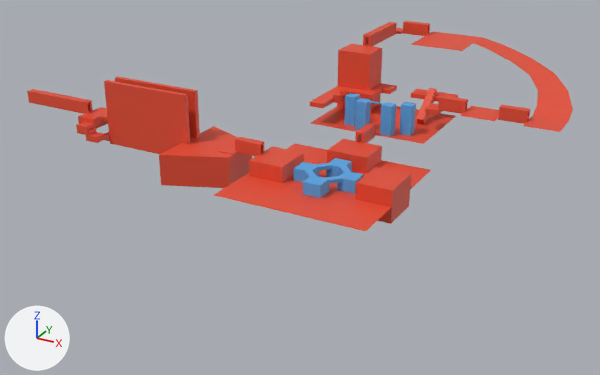
Before and after pictures for a commit that changed the Blender file etc/level_blend_files/dungeon1_blockout.blend.
Before and after are seen from a 50 mm lens placed at (56.2, -111.4, 53.7), pointed at (-13.7, 15.7, -9.9). Lighting does not change. The marker at lower left points along +X, +Y and +Z.

Script lines for the objects in view, before the commit:
```python
me_cube_012 = bpy.data.meshes.new('Cube.012')
me_cube_012.from_pydata(...)  # 132 vertices, 100 faces; spans x -41.3..6.4, y -6.2..21.7, z -0.9..8.2
me_cube_012.materials.append(mat_icy)  # blue #56a7e7
me_cube_017 = bpy.data.meshes.new('Cube.017')
me_cube_017.from_pydata(...)  # 516 vertices, 447 faces; spans x -64.5..31.5, y -13.3..51.6, z -3.1..16.1
me_cube_017.materials.append(mat_regular)  # red #e74d32
ob_cube_010 = bpy.data.objects.new('Cube.010', me_cube_012)
ob_cube_010.location = (0.0, 0.0, 0.0)
ob_cube_015 = bpy.data.objects.new('Cube.015', me_cube_017)
ob_cube_015.location = (0.0, 0.0, 0.0)
```
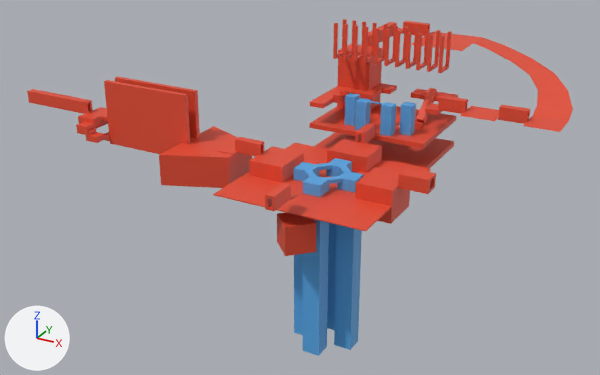
Commit message: Works on dungeon1

Pixel boxes (x1, y1, x2, y2) of what changed, in the pictures (600 x 375 px; the box of a moved part takes in the faces that stretch with it):
'Cube.015', reshaped (13% taller)
    before: (27, 21, 573, 231)
    after: (27, 19, 573, 256)
'Cube.010', reshaped (149% taller)
    before: (294, 93, 416, 198)
    after: (294, 93, 416, 356)
part 1 of me_cube_012, moved or reshaped
    before: (294, 171, 356, 198)
    after: (294, 171, 362, 356)
part 2 of me_cube_017, added (red)
    after: (265, 183, 291, 211)
part 3 of me_cube_017, added (red)
    after: (398, 167, 436, 194)
part 4 of me_cube_017, added (red)
    after: (315, 132, 454, 169)
part 5 of me_cube_017, added (red)
    after: (213, 19, 456, 256)

The change, as a list of edits to the scene's bpy script:
```text
Change me_cube_012:
    where me_cube_012.from_pydata(...)  # 132 vertices, 100 faces; spans x -41.3..6.4, y -6.2..21.7, z -0.9..8.2
    used by ob_cube_010; location = (0.0, 0.0, 0.0)
    me_cube_012 part 1: all 16 vertices in x -5.1..6.0, y -6.2..5.2, z -0.9 are moved by (0.0, 0.0, -28.5)
Change me_cube_017:
    used by ob_cube_015; location = (0.0, 0.0, 0.0)
    remove me_cube_017.from_pydata(...)  # 516 vertices, 447 faces; spans x -64.5..31.5, y -13.3..51.6, z -3.1..16.1
    add me_cube_017.from_pydata(...)  # 922 vertices, 816 faces; spans x -64.5..31.5, y -18.2..51.6, z -7.5..20.0
    me_cube_017 part 2: the loose piece of 32 vertices spanning x -0.8..0.7, y 12.3..17.2, z 2.4..4.7 is copied, and the copy is moved by (0.0, -30.5, 0.0); it spans x -0.8..0.7, y -18.2..-13.3, z 2.4..4.7
    me_cube_017 part 3: the loose piece of 32 vertices spanning x -17.0..-12.1, y -1.1..0.5, z 2.4..4.7 is copied, and the copy is scaled about its middle by (-1, -2, 1), then moved by (30.1, 0.0, 0.0); it spans x 13.1..18.0, y -1.8..1.3, z 2.4..4.7
    me_cube_017 part 4: a new loose piece, a box spanning x -12.37..9.92, y 17.08..34.2, z -3.28..-2.34, in mat_regular (red #e74d32)
    me_cube_017 part 5: 326 vertices added at x -13.3..13.0, y -13.3..34.2, z -7.5..20.0
```
